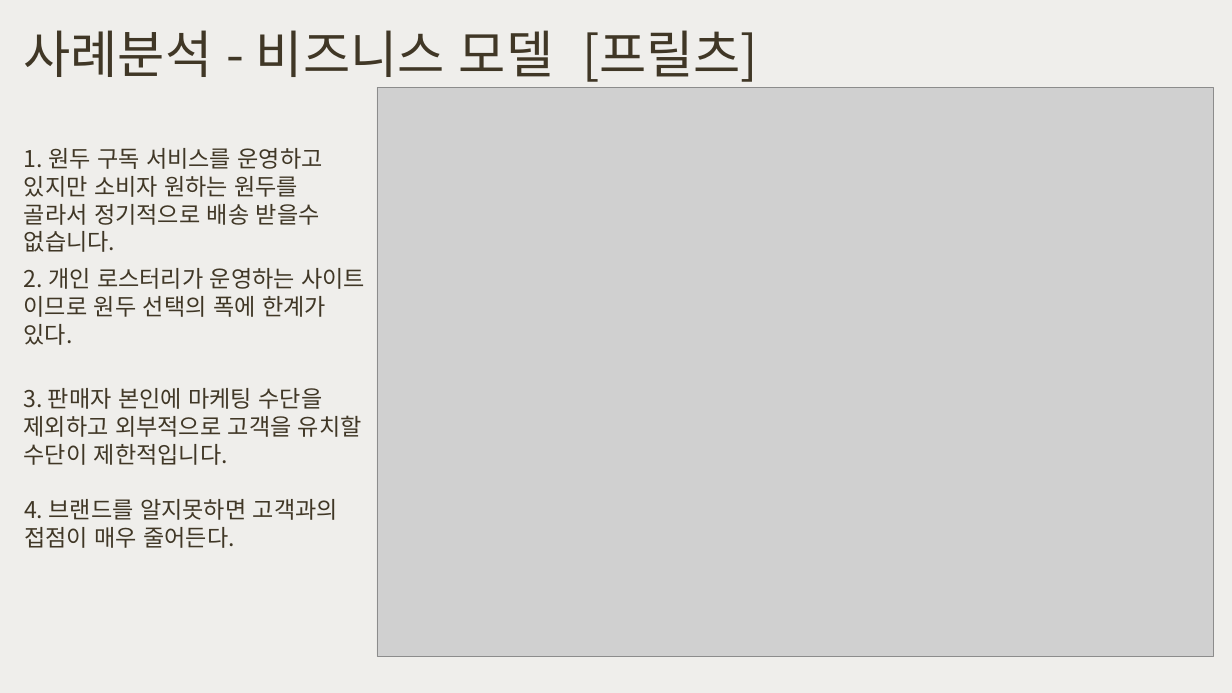
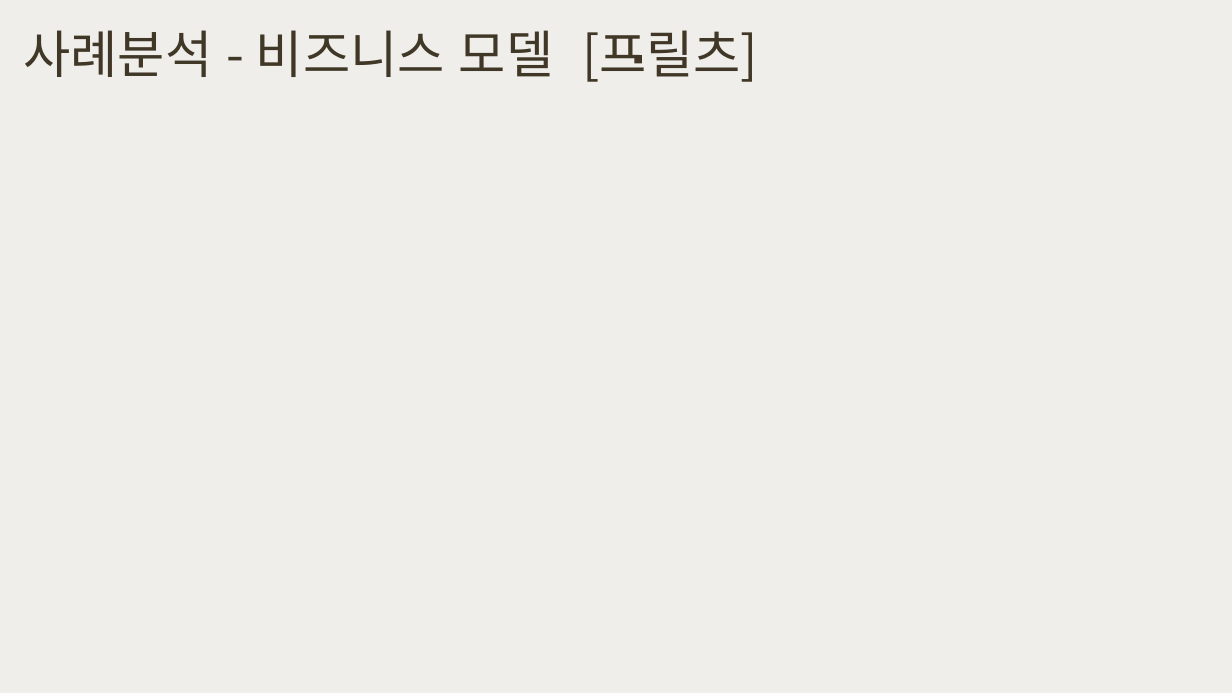
Before and after one commit to happyjane210/GIT2021-working, a slide deck: slide 8 of 9-project/1. 프로젝트 기획/주간 커-피 (초안).pptx (slide 7 before the commit). Drawn at 1232x693 pixels with LibreOffice and Linux fonts; fonts in the diff are those of the drawing; grey boxes stand for pictures; background and template pictures are left out. Boxes give left, top, right and bottom in pixels: in the first picture for what was removed or moved away, otherwise in the second. Text is boxed around its words. In the diff, an @@ line names an element or a change of style, - is before the commit and + after.

```diff
--- a/9-project/1. 프로젝트 기획/주간 커-피 (초안).pptx
+++ b/9-project/1. 프로젝트 기획/주간 커-피 (초안).pptx
@@ rectangle added at (635,55,642,64), fill #403726 @@
@@ picture removed at (377,88,1214,657) @@
@@ text removed at (24,148,323,225) @@
-1. 원두 구독 서비스를 운영하고 있지만 소비자 원하는 원두를 골라서 정기적으로 배송 받을수 없습니다.
@@ text removed at (24,268,365,345) @@
-2. 개인 로스터리가 운영하는 사이트 이므로 원두 선택의 폭에 한계가 있다.
@@ text removed at (24,388,362,465) @@
-3. 판매자 본인에 마케팅 수단을 제외하고 외부적으로 고객을 유치할 수단이 제한적입니다.
@@ text removed at (24,499,338,548) @@
-4. 브랜드를 알지못하면 고객과의 접점이 매우 줄어든다.
```
Also in this commit, not shown: 8 other slides changed, 1 slide added, 1 slide removed, 4 other files.
